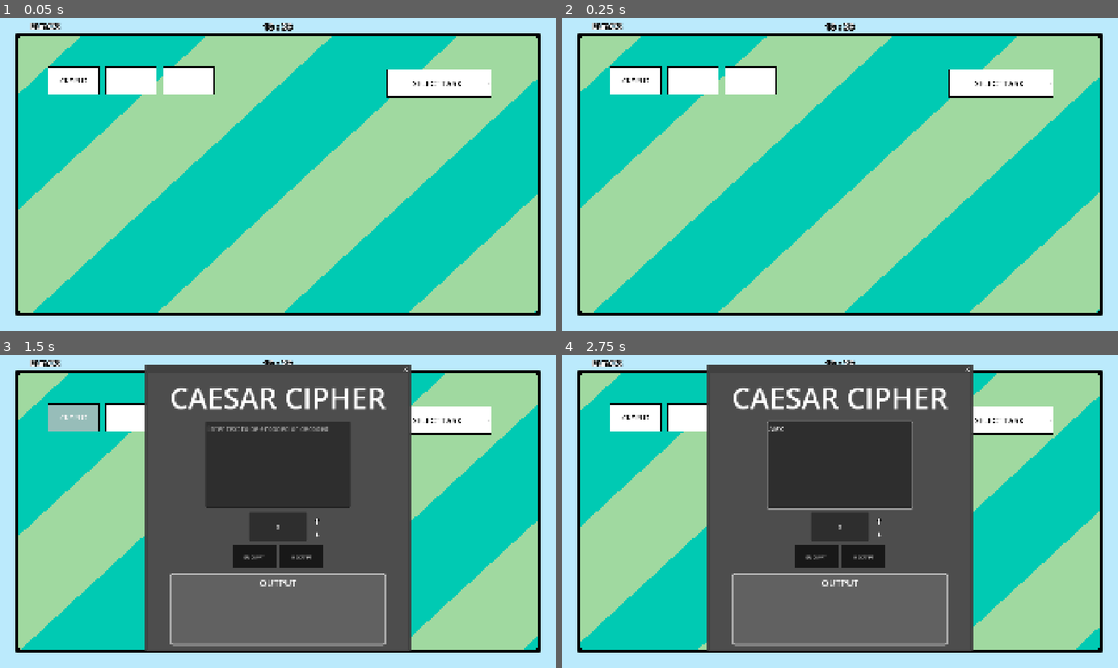
Above: before the commit, frames 1-4 (two rows, left to right).
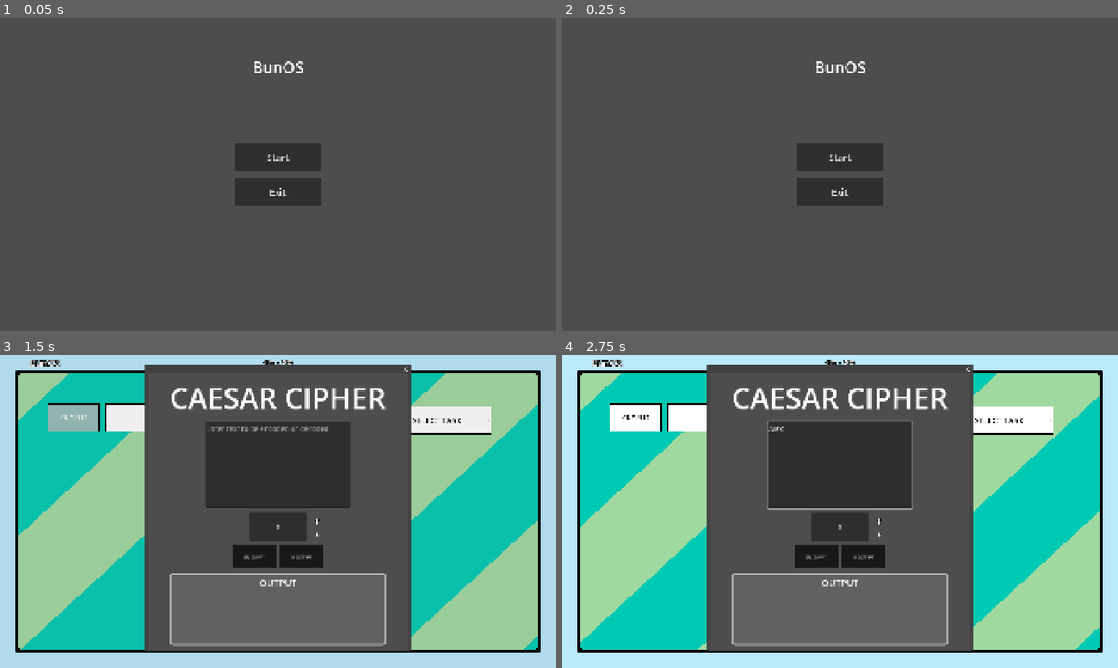
Above: after the commit, the same moments.

Repository: sandre-to/bachelor2026-frontend
Game: Godot game, scene res://scenes/intro_scene/intro_scene.tscn
The game is run twice, just before and just after one commit, with the same random seed, the same clock (stepped at 60 frames per second) and the same inputs. Before the commit the project starts from res://scenes/desktop/desktop_environment.tscn.
Inputs (mouse positions are in pixels of both pictures, inside the frame that each line leads up to):
- Up to frame 1 (0.05 s): no input
- Up to frame 2 (0.25 s): no input
- Up to frame 3 (1.5 s): click (278, 492) at 0.5 s, where only the run after the commit has a clickable "Start"; click "CRYPTO" at 1.25 s
- Up to frame 4 (2.75 s): click (840, 464) at 2.02 s; type "Alex" at 2.1 s

The runs differ from the first frame. In frame 1, 100% of the frame differs, in the area x 0-100%, y 0-100%; in frame 2, 100%; in frame 3, less than 0.1%; in frame 4, nothing differs.

Commit message:
la til intro scene

Diff:
--- a/assets/tasks/crypto/crypto_task.gd
+++ b/assets/tasks/crypto/crypto_task.gd
@@ -4,15 +4,39 @@
 
 @onready var enter_flag: LineEdit = %EnterFlag
 @onready var hint_1_panel: Panel = $Hint1Panel
+@onready var title: Label = %Title
+@onready var puzzle: RichTextLabel = %Puzzle
+
+
+# --- Knapper ---
+@onready var hint_1: Button = %Hint1
+@onready var hint_2: Button = %Hint2
+@onready var hint_3: Button = %Hint3
+
+@onready var hint_container: HBoxContainer = %HintContainer
+@onready var confirm_button: Button = %ConfirmButton
+
 
 func _ready() -> void:
 	hint_1_panel.hide()
 
 func _on_confirm_button_pressed() -> void:
 	if enter_flag.text.to_lower() == flag_solution:
-		print("nice!")
+		completed_task()
 	else:
 		print("wrong answer")
 
 func _on_hint_1_pressed() -> void:
 	hint_1_panel.visible = not hint_1_panel.visible
+
+func completed_task() -> void:
+		title.text = "Task completed!"
+		puzzle.text = ""
+
+		for button in hint_container.get_children():
+			button.disabled = true
+
+		confirm_button.disabled = true
+		enter_flag.editable = false
+		enter_flag.drag_and_drop_selection_enabled = false
+		enter_flag.selecting_enabled = false
--- a/assets/tasks/crypto/crypto_task.tscn
+++ b/assets/tasks/crypto/crypto_task.tscn
@@ -113,6 +113,7 @@
 theme_override_constants/separation = 24
 
 [node name="Title" type="Label" parent="OuterPanel/MarginContainer/InnerPanel/VBoxContainer" unique_id=198418054]
+unique_name_in_owner = true
 layout_mode = 2
 size_flags_horizontal = 4
 text = "TASK"
@@ -135,6 +136,7 @@
 theme_override_styles/panel = SubResource("StyleBoxFlat_ncm2f")
 
 [node name="Puzzle" type="RichTextLabel" parent="OuterPanel/MarginContainer/InnerPanel/VBoxContainer/PuzzlePanel" unique_id=1290987728]
+unique_name_in_owner = true
 custom_minimum_size = Vector2(0, 120)
 layout_mode = 1
 anchors_preset = 15
@@ -174,12 +176,14 @@
 text = "CONFIRM"
 
 [node name="HintContainer" type="HBoxContainer" parent="OuterPanel/MarginContainer/InnerPanel/VBoxContainer" unique_id=897604010]
+unique_name_in_owner = true
 custom_minimum_size = Vector2(0, 80)
 layout_mode = 2
 theme_override_constants/separation = 12
 alignment = 1
 
 [node name="Hint1" type="Button" parent="OuterPanel/MarginContainer/InnerPanel/VBoxContainer/HintContainer" unique_id=1534878314]
+unique_name_in_owner = true
 custom_minimum_size = Vector2(120, 0)
 layout_mode = 2
 theme_override_styles/normal = SubResource("StyleBoxFlat_4rgci")
@@ -187,6 +191,7 @@
 text = "HINT 1"
 
 [node name="Hint2" type="Button" parent="OuterPanel/MarginContainer/InnerPanel/VBoxContainer/HintContainer" unique_id=601580613]
+unique_name_in_owner = true
 custom_minimum_size = Vector2(120, 0)
 layout_mode = 2
 theme_override_styles/normal = SubResource("StyleBoxFlat_4rgci")
@@ -195,6 +200,7 @@
 text = "HINT 2"
 
 [node name="Hint3" type="Button" parent="OuterPanel/MarginContainer/InnerPanel/VBoxContainer/HintContainer" unique_id=2012168441]
+unique_name_in_owner = true
 custom_minimum_size = Vector2(120, 0)
 layout_mode = 2
 theme_override_styles/normal = SubResource("StyleBoxFlat_4rgci")
@@ -203,18 +209,20 @@
 text = "HINT 3"
 
 [node name="Hint1Panel" type="Panel" parent="." unique_id=1837892995]
+z_index = 100
 layout_mode = 1
 anchors_preset = 8
 anchor_left = 0.5
 anchor_top = 0.5
 anchor_right = 0.5
 anchor_bottom = 0.5
-offset_left = -967.0
-offset_top = -441.47998
-offset_right = -188.0
-offset_bottom = 30.52002
-grow_horizontal = 2
-grow_vertical = 2
+offset_left = -1233.0
+offset_top = -232.47998
+offset_right = -454.0
+offset_bottom = 239.52002
+grow_horizontal = 2
+grow_vertical = 2
+theme_override_styles/panel = SubResource("StyleBoxFlat_43dnk")
 
 [node name="Label" type="Label" parent="Hint1Panel" unique_id=1081107950]
 layout_mode = 1
--- a/project.godot
+++ b/project.godot
@@ -15,7 +15,7 @@
 [application]
 
 config/name="CTF Project"
-run/main_scene="uid://bxrsa5in13360"
+run/main_scene="uid://c4vxyibebfsbb"
 config/features=PackedStringArray("4.6", "GL Compatibility")
 
 [autoload]
--- a/scenes/desktop/desktop_environment.gd
+++ b/scenes/desktop/desktop_environment.gd
@@ -2,10 +2,13 @@
 
 const WINDOW: PackedScene = preload("res://scenes/window/custom_window.tscn")
 
+@onready var animation: AnimationPlayer = $Animation
 @onready var crypto_task: CryptoTask = %CryptoTask
+
 var root: Node = null
 
 func _ready() -> void:
+	animation.play("fade_in")
 	root = get_tree().root
 	crypto_task.hide()
 
--- a/scenes/desktop/desktop_environment.tscn
+++ b/scenes/desktop/desktop_environment.tscn
@@ -38,6 +38,57 @@
 outline_color = Color(0, 0, 0, 1)
 shadow_size = 8
 shadow_color = Color(0, 0, 0, 0.9372549)
+
+[sub_resource type="Animation" id="Animation_ndhkw"]
+length = 0.001
+tracks/0/type = "value"
+tracks/0/imported = false
+tracks/0/enabled = true
+tracks/0/path = NodePath("Animation/ColorRect:modulate")
+tracks/0/interp = 1
+tracks/0/loop_wrap = true
+tracks/0/keys = {
+"times": PackedFloat32Array(0),
+"transitions": PackedFloat32Array(1),
+"update": 0,
+"values": [Color(1, 1, 1, 1)]
+}
+
+[sub_resource type="Animation" id="Animation_lkv1q"]
+resource_name = "fade_in"
+length = 0.6
+tracks/0/type = "value"
+tracks/0/imported = false
+tracks/0/enabled = true
+tracks/0/path = NodePath("Animation/ColorRect:modulate")
+tracks/0/interp = 1
+tracks/0/loop_wrap = true
+tracks/0/keys = {
+"times": PackedFloat32Array(0, 0.33333334),
+"transitions": PackedFloat32Array(1, 1),
+"update": 0,
+"values": [Color(1, 1, 1, 1), Color(1, 1, 1, 0)]
+}
+tracks/1/type = "method"
+tracks/1/imported = false
+tracks/1/enabled = true
+tracks/1/path = NodePath("Animation")
+tracks/1/interp = 1
+tracks/1/loop_wrap = true
+tracks/1/keys = {
+"times": PackedFloat32Array(0.56666666),
+"transitions": PackedFloat32Array(1),
+"values": [{
+"args": [],
+"method": &"queue_free"
+}]
+}
+
+[sub_resource type="AnimationLibrary" id="AnimationLibrary_ndhkw"]
+_data = {
+&"RESET": SubResource("Animation_ndhkw"),
+&"fade_in": SubResource("Animation_lkv1q")
+}
 
 [node name="DesktopEnvironment" type="Control" unique_id=1468378510]
 layout_mode = 3
@@ -191,5 +242,17 @@
 horizontal_alignment = 1
 vertical_alignment = 1
 
+[node name="Animation" type="AnimationPlayer" parent="." unique_id=108276697]
+libraries/ = SubResource("AnimationLibrary_ndhkw")
+
+[node name="ColorRect" type="ColorRect" parent="Animation" unique_id=216457355]
+anchors_preset = 15
+anchor_right = 1.0
+anchor_bottom = 1.0
+grow_horizontal = 2
+grow_vertical = 2
+mouse_filter = 2
+color = Color(0.3779188, 0.37791887, 0.37791884, 1)
+
 [connection signal="pressed" from="MarginContainer/OuterPanel/MarginContainer/DesktopPanel/Tools/CryptoButton" to="." method="_on_crypto_button_pressed"]
 [connection signal="item_selected" from="MarginContainer/OuterPanel/MarginContainer/DesktopPanel/SelectTask" to="." method="_on_select_task_item_selected"]
--- /dev/null
+++ b/scenes/intro_scene/intro_scene.gd
@@ -0,0 +1,12 @@
+class_name IntroScene extends Control
+
+@onready var animation: AnimationPlayer = $Animation
+
+func _on_start_button_pressed() -> void:
+	animation.play("fade_out")
+
+	await animation.animation_finished
+	get_tree().change_scene_to_file("res://scenes/desktop/desktop_environment.tscn")
+
+func _on_exit_button_pressed() -> void:
+	get_tree().quit()
--- /dev/null
+++ b/scenes/intro_scene/intro_scene.tscn
@@ -0,0 +1,117 @@
+[gd_scene format=3 uid="uid://c4vxyibebfsbb"]
+
+[ext_resource type="Script" uid="uid://dtdflxmkgexjh" path="res://scenes/intro_scene/intro_scene.gd" id="1_o4me8"]
+
+[sub_resource type="LabelSettings" id="LabelSettings_j2opu"]
+font_size = 54
+
+[sub_resource type="Animation" id="Animation_o4me8"]
+length = 0.001
+tracks/0/type = "value"
+tracks/0/imported = false
+tracks/0/enabled = true
+tracks/0/path = NodePath("FadeOut:modulate")
+tracks/0/interp = 1
+tracks/0/loop_wrap = true
+tracks/0/keys = {
+"times": PackedFloat32Array(0),
+"transitions": PackedFloat32Array(1),
+"update": 0,
+"values": [Color(1, 1, 1, 0)]
+}
+
+[sub_resource type="Animation" id="Animation_jbds7"]
+resource_name = "fade_out"
+length = 0.6
+tracks/0/type = "value"
+tracks/0/imported = false
+tracks/0/enabled = true
+tracks/0/path = NodePath("FadeOut:modulate")
+tracks/0/interp = 1
+tracks/0/loop_wrap = true
+tracks/0/keys = {
+"times": PackedFloat32Array(0, 0.33333334),
+"transitions": PackedFloat32Array(1, 1),
+"update": 0,
+"values": [Color(1, 1, 1, 0), Color(1, 1, 1, 1)]
+}
+
+[sub_resource type="AnimationLibrary" id="AnimationLibrary_hwmsm"]
+_data = {
+&"RESET": SubResource("Animation_o4me8"),
+&"fade_out": SubResource("Animation_jbds7")
+}
+
+[node name="IntroScene" type="Control" unique_id=1029884416]
+layout_mode = 3
+anchors_preset = 15
+anchor_right = 1.0
+anchor_bottom = 1.0
+grow_horizontal = 2
+grow_vertical = 2
+script = ExtResource("1_o4me8")
+
+[node name="Title" type="Label" parent="." unique_id=1306272027]
+layout_mode = 1
+anchors_preset = 5
+anchor_left = 0.5
+anchor_right = 0.5
+offset_left = -267.0
+offset_top = 107.0
+offset_right = 267.0
+offset_bottom = 233.0
+grow_horizontal = 2
+text = "BunOS"
+label_settings = SubResource("LabelSettings_j2opu")
+horizontal_alignment = 1
+vertical_alignment = 1
+
+[node name="OptionsContainer" type="VBoxContainer" parent="." unique_id=1398624164]
+layout_mode = 1
+anchors_preset = 8
+anchor_left = 0.5
+anchor_top = 0.5
+anchor_right = 0.5
+anchor_bottom = 0.5
+offset_left = -150.0
+offset_top = -110.0
+offset_right = 150.0
+offset_bottom = 110.0
+grow_horizontal = 2
+grow_vertical = 2
+size_flags_horizontal = 4
+size_flags_vertical = 4
+theme_override_constants/separation = 20
+
+[node name="StartButton" type="Button" parent="OptionsContainer" unique_id=1522419468]
+custom_minimum_size = Vector2(300, 100)
+layout_mode = 2
+size_flags_horizontal = 4
+size_flags_vertical = 4
+theme_override_font_sizes/font_size = 32
+text = "Start"
+
+[node name="ExitButton" type="Button" parent="OptionsContainer" unique_id=1177139722]
+custom_minimum_size = Vector2(300, 100)
+layout_mode = 2
+size_flags_horizontal = 4
+size_flags_vertical = 4
+theme_override_font_sizes/font_size = 32
+text = "Exit"
+
+[node name="FadeOut" type="ColorRect" parent="." unique_id=1903198730]
+modulate = Color(1, 1, 1, 0)
+layout_mode = 1
+anchors_preset = 15
+anchor_right = 1.0
+anchor_bottom = 1.0
+grow_horizontal = 2
+grow_vertical = 2
+mouse_filter = 2
+color = Color(0.29586652, 0.2958665, 0.2958665, 1)
+
+[node name="Animation" type="AnimationPlayer" parent="." unique_id=1019399826]
+libraries/ = SubResource("AnimationLibrary_hwmsm")
+
+[connection signal="pressed" from="OptionsContainer/StartButton" to="." method="_on_start_button_pressed"]
+[connection signal="pressed" from="OptionsContainer/ExitButton" to="." method="_on_exit_button_pressed"]
Not shown, added: scenes/intro_scene/intro_scene.gd.uid
